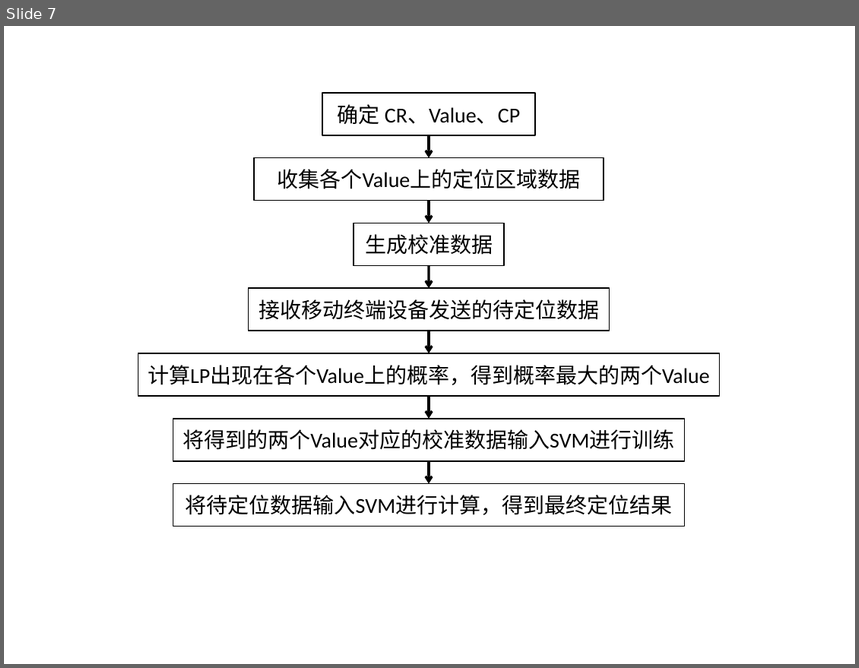
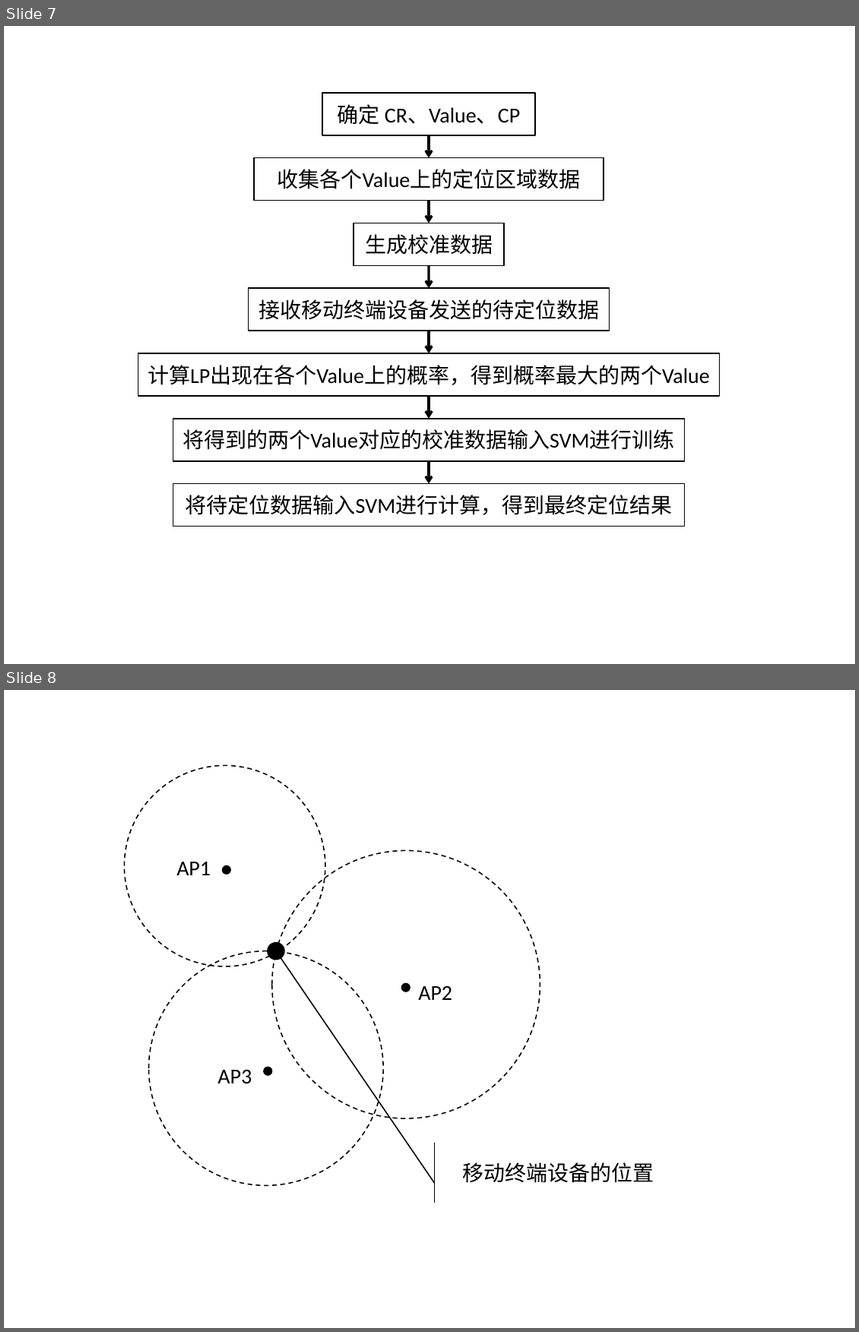
Before and after one commit to zhutao/MyDoc, a slide deck: WifiCalibration/ppt.pptx. Shown one above the other, each under a label of ours: slide 7 before the commit, slides 7 and 8 after it. The pictures are 859x668 and 859x1332 pixels, drawn with LibreOffice and Linux fonts; fonts in the diff are those of the drawing. Boxes give left, top, right and bottom in pixels: in the first picture for what was removed or moved away, otherwise in the second. Text is boxed around its words. In the diff, an @@ line names an element or a change of style, - is before the commit and + after.

```diff
--- a/WifiCalibration/ppt.pptx
+++ b/WifiCalibration/ppt.pptx
@@ slide 8 added at bbox=[4, 690, 855, 1328], background #FFFFFF @@
@@ ellipse added at bbox=[124, 766, 325, 967], outline #000000 1 pt dashed @@
@@ text added at bbox=[177, 862, 211, 875], 18 pt, text #000000 @@
+AP1
@@ ellipse added at bbox=[223, 866, 231, 875], fill #000000, outline #000000 0.75 pt @@
@@ ellipse added at bbox=[272, 851, 541, 1119], outline #000000 1 pt dashed @@
@@ ellipse added at bbox=[148, 951, 384, 1186], outline #000000 1 pt dashed @@
@@ ellipse added at bbox=[268, 943, 285, 960], fill #000000, outline #000000 1 pt @@
@@ ellipse added at bbox=[401, 983, 410, 992], fill #000000, outline #000000 0.75 pt @@
@@ text added at bbox=[418, 986, 452, 1000], 18 pt, text #000000 @@
+AP2
@@ text added at bbox=[218, 1070, 252, 1084], 18 pt, text #000000 @@
+AP3
@@ ellipse added at bbox=[264, 1067, 272, 1075], fill #000000, outline #000000 0.75 pt @@
@@ accent callout added at bbox=[443, 1143, 675, 1203], outline #000000 1 pt, 18 pt, text #000000 @@
+移动终端设备的位置
```
Also in this commit, not shown: 6 other slides added, 1 other file.
